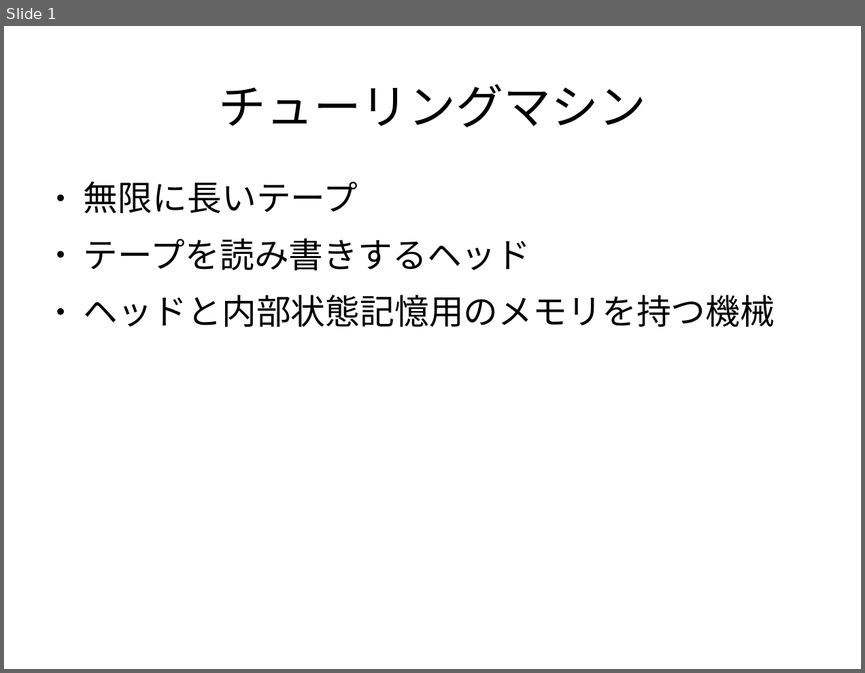
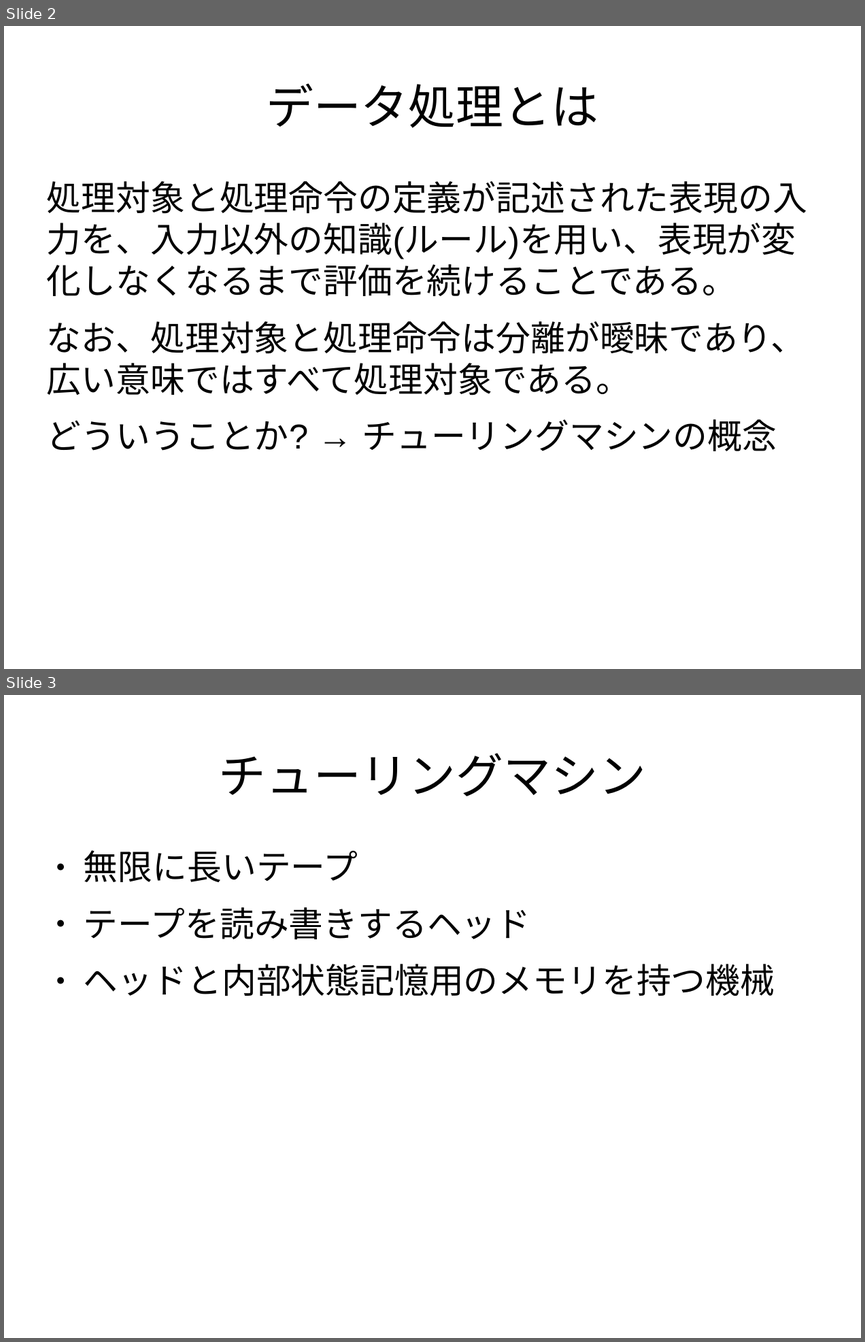
Before and after one commit to kouamano/Lecture_chishikikouzouka, a slide deck: turing.odp. Shown one above the other, each under a label of ours: slide 1 before the commit, slides 2 and 3 after it. The pictures are 865x673 and 865x1342 pixels, drawn with LibreOffice and Linux fonts; fonts in the diff are those of the drawing. Boxes give left, top, right and bottom in pixels: in the first picture for what was removed or moved away, otherwise in the second. Text is boxed around its words. In the diff, an @@ line names an element or a change of style, - is before the commit and + after.

```diff
--- a/turing.odp
+++ b/turing.odp
@@ slide 2 added at (4,26,861,669), background #FFFFFF @@
@@ title added at (266,83,598,128), 44 pt, text #000000 @@
+データ処理とは
@@ text added at (47,181,807,451), 32 pt, text #000000 @@
+処理対象と処理命令の定義が記述された表現の入力を、入力以外の知識(ルール)を用い、表現が変化しなくなるまで評価を続けることである。
+なお、処理対象と処理命令は分離が曖昧であり、広い意味ではすべて処理対象である。
+どういうことか? → チューリングマシンの概念
@@ what was slide 1 is now slide 3 @@
```
Also in this commit, not shown: 2 slides changed, 2 other slides added.
